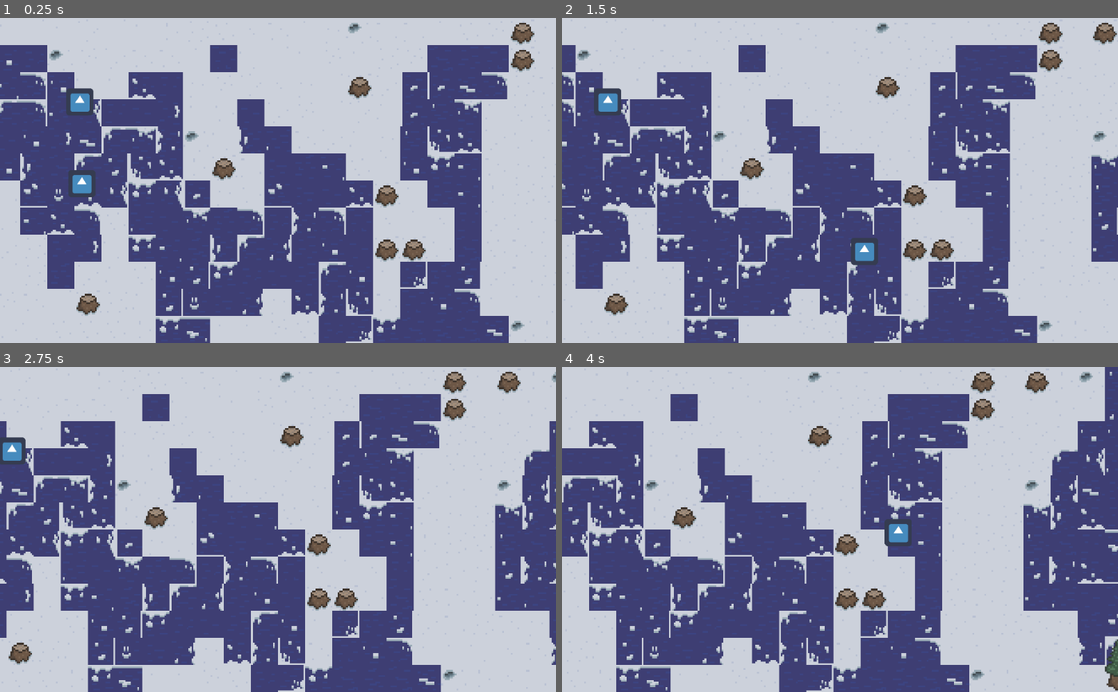
Above: before the commit, frames 1-4 (two rows, left to right).
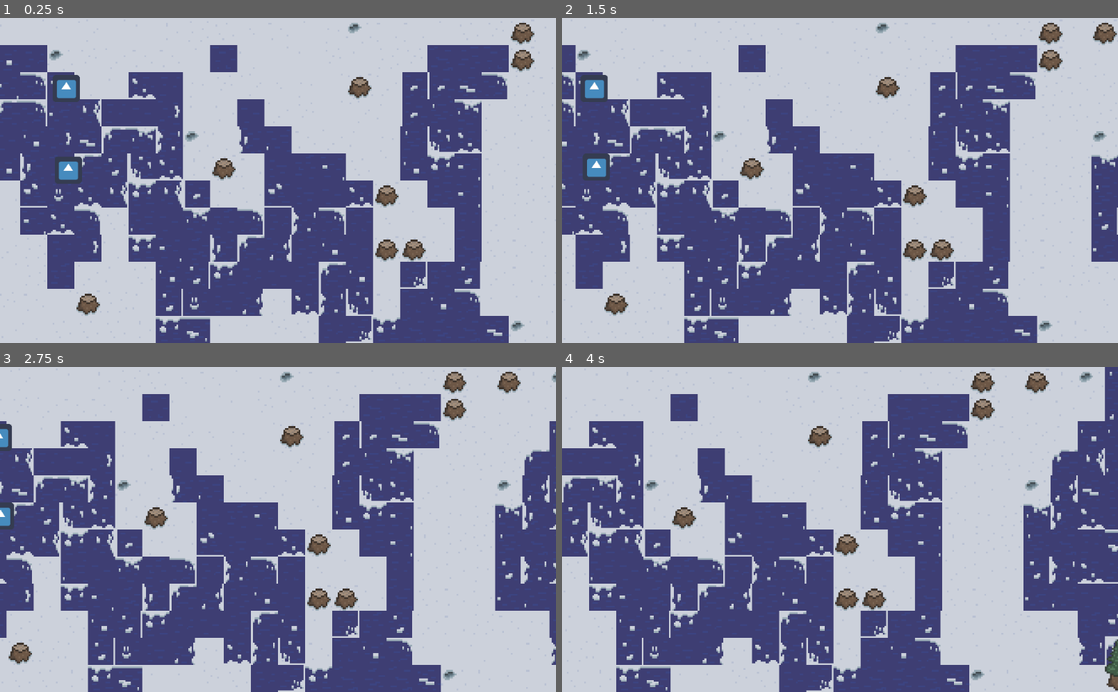
Above: after the commit, the same moments.

Repository: rchin157/gamejamNov2020
Game: Godot game, scene res://Level/Level.tscn
Same seed, same stepped clock (60 frames per second), same inputs: the game is played once before the commit and once after it. The project has no main scene, so this scene is started directly. The engine's default icon, where the game draws it, is replaced by a stand-in: a white triangle on a blue panel in a dark square.
Inputs:
- Up to frame 1 (0.25 s): no input
- Up to frame 2 (1.5 s): hold Right (ui_right) 0.53-1.28 s; hold Down (ui_down) from 1.28 s (still down)
- Up to frame 3 (2.75 s): release Down (ui_down) at 2.03 s; hold Right (ui_right) from 2.03 s (still down)
- Up to frame 4 (4 s): release Right (ui_right) at 2.78 s; hold Up (ui_up) 2.78-3.53 s; hold Left (ui_left) from 3.53 s (still down)

The runs differ from the first frame. In frame 1, 1.3% of the frame differs, in the area x 9-18%, y 17-56%; in frame 2, 1.4%, in the area x 3-57%, y 17-77%; in frame 3, 0.6%; in frame 4, 0.4%.

Commit message:
Tree collision

Diff:
--- a/Entities/Player.tscn
+++ b/Entities/Player.tscn
@@ -7,22 +7,24 @@
 extents = Vector2( 31.7603, 31.5183 )
 
 [sub_resource type="RectangleShape2D" id=2]
-extents = Vector2( 30.7009, 11.9668 )
+extents = Vector2( 25, 12 )
 
 [node name="Player" type="KinematicBody2D"]
+position = Vector2( 0, -0.264866 )
+collision_mask = 2147483655
 script = ExtResource( 2 )
 
 [node name="icon" type="Sprite" parent="."]
-position = Vector2( 32, 32 )
 texture = ExtResource( 1 )
 
 [node name="CollisionShape2D" type="CollisionShape2D" parent="."]
-position = Vector2( 32, 32 )
 shape = SubResource( 1 )
 
 [node name="Area2D" type="Area2D" parent="."]
+collision_layer = 0
+collision_mask = 12
 
-[node name="CollisionShape2D" type="CollisionShape2D" parent="Area2D"]
+[node name="Interact" type="CollisionShape2D" parent="Area2D"]
 modulate = Color( 0.160784, 0.690196, 0.294118, 1 )
-position = Vector2( 32, 75 )
+position = Vector2( 0, 44 )
 shape = SubResource( 2 )
--- a/Entities/Tree.tscn
+++ b/Entities/Tree.tscn
@@ -1,10 +1,18 @@
-[gd_scene load_steps=3 format=2]
+[gd_scene load_steps=4 format=2]
 
 [ext_resource path="res://Scripts/Tree.gd" type="Script" id=1]
 [ext_resource path="res://Sprites/Tree1.png" type="Texture" id=2]
 
+[sub_resource type="RectangleShape2D" id=1]
+extents = Vector2( 32, 32 )
+
 [node name="KinematicBody" type="KinematicBody2D"]
+collision_layer = 4
 script = ExtResource( 1 )
 
 [node name="Sprite" type="Sprite" parent="."]
 texture = ExtResource( 2 )
+
+[node name="CollisionShape2D" type="CollisionShape2D" parent="."]
+position = Vector2( 0, 32 )
+shape = SubResource( 1 )
--- a/Scripts/Player.gd
+++ b/Scripts/Player.gd
@@ -8,20 +8,55 @@
 var speed = 800;
 var local = true;
 enum directions {UP, DOWN, LEFT, RIGHT}
+var facing = directions.DOWN;
+var interact_collide;
 
 # Called when the node enters the scene tree for the first time.
 func _ready():
+	interact_collide = get_node("Area2D/Interact");
 	pass # Replace with function body.
 
 
 # Called every frame. 'delta' is the elapsed time since the previous frame.
 func _process(delta):
 	if(local):
-		velocity = get_direction()*speed;
+		var direction = get_direction();
+		calculate_dir(direction)
+		velocity = direction*speed;
 		if(velocity.length()>0):
 			move_and_slide(velocity)
 			MultiplayerManager.rpc("update_player_pos",get_position().x,get_position().y)
 	pass
+
+func calculate_dir(dir: Vector2):
+	var prior = facing;
+	if(dir.length() == 1):
+		if(dir.x>0):
+			facing = directions.RIGHT;
+		elif(dir.x<0):
+			facing = directions.LEFT;
+		elif(dir.y>0):
+			facing = directions.DOWN;
+		elif(dir.y<0):
+			facing = directions.UP;
+		if(!prior==facing):
+			updateInteract(facing);
+	pass
+
+func updateInteract(dir):
+	match dir:
+		directions.DOWN:
+			interact_collide.set_position(Vector2(0,44));
+			interact_collide.set_rotation(0);
+		directions.UP:
+			interact_collide.set_position(Vector2(0,-44));
+			interact_collide.set_rotation(0);
+		directions.LEFT:
+			interact_collide.set_position(Vector2(-44,0));
+			interact_collide.set_rotation(PI/2);
+		directions.RIGHT:
+			interact_collide.set_position(Vector2(44,0));
+			interact_collide.set_rotation(PI/2);
 
 func update_position(px: float, py: float):
 	set_position(Vector2(px,py));
--- a/project.godot
+++ b/project.godot
@@ -22,6 +22,17 @@
 
 MultiplayerManager="*res://Multiplayer/MultiplayerManage.tscn"
 
+[layer_names]
+
+2d_render/layer_1="Player"
+2d_physics/layer_1="Player"
+2d_render/layer_2="Water"
+2d_physics/layer_2="Water"
+2d_render/layer_3="Tree"
+2d_physics/layer_3="Tree"
+2d_render/layer_4="Item"
+2d_physics/layer_4="Item"
+
 [rendering]
 
 environment/default_environment="res://default_env.tres"
